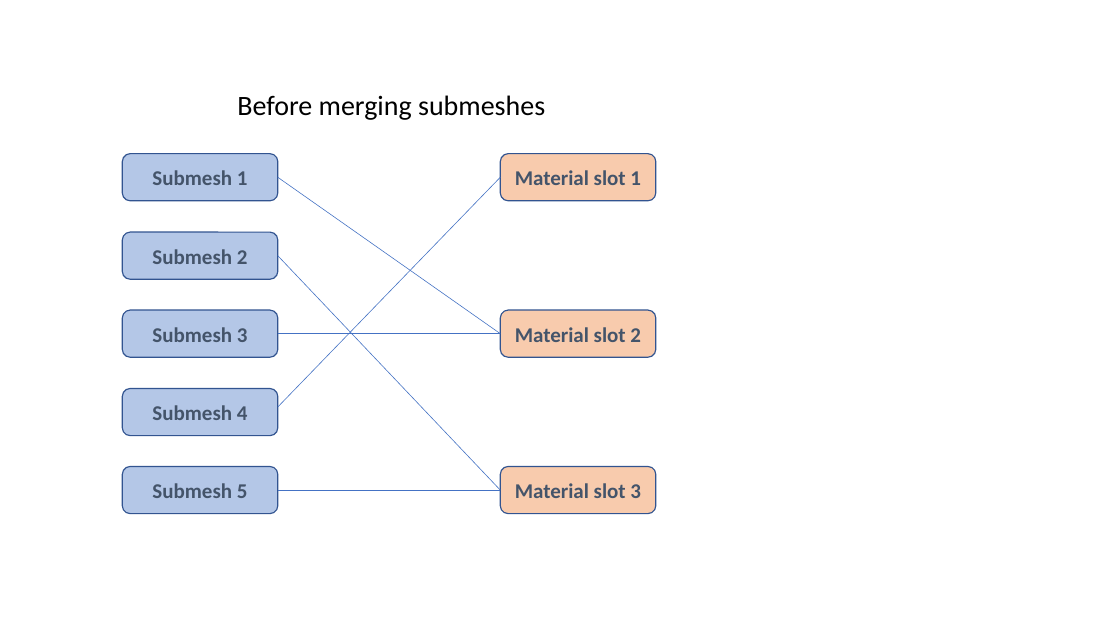
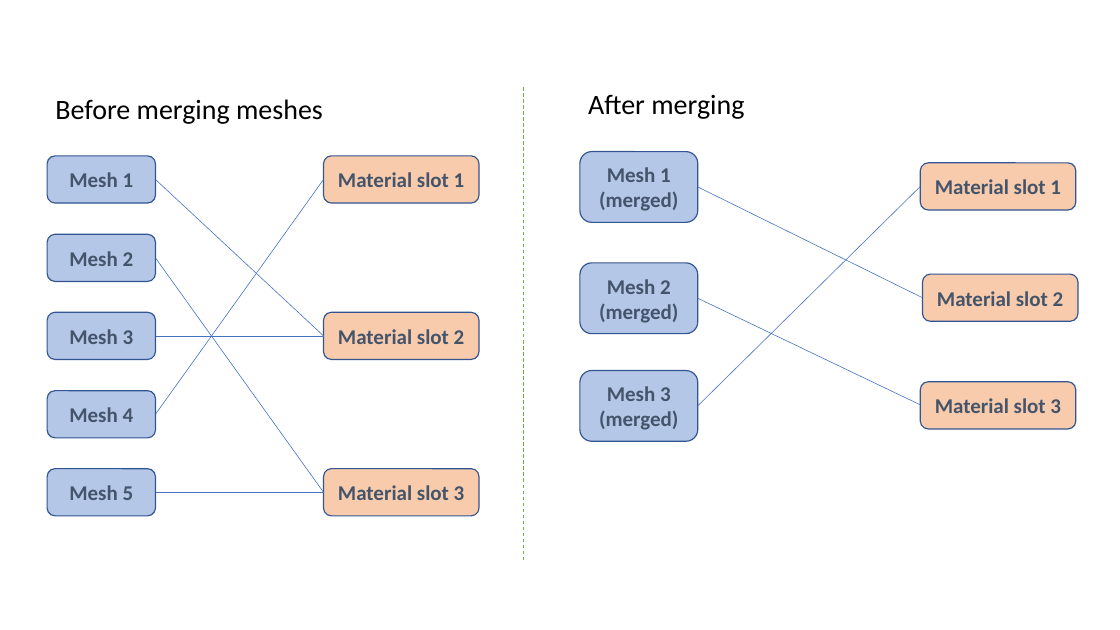
Before and after one commit to corefan/xenko-docs, a slide deck: slide 2 of en/manual/graphics/materials/media/material slots.pptx (slide 3 before the commit). Drawn at 1120x630 pixels with LibreOffice and Linux fonts; fonts in the diff are those of the drawing. Boxes give left, top, right and bottom in pixels: in the first picture for what was removed or moved away, otherwise in the second. Text is boxed around its words. In the diff, an @@ line names an element or a change of style, - is before the commit and + after.

Commit message:
[Materials] Rename submeshes to meshes, update images

```diff
--- a/en/manual/graphics/materials/media/material slots.pptx
+++ b/en/manual/graphics/materials/media/material slots.pptx
@@ line added from (524, 87) to (524, 561), #70AD47 0.75 pt dashed @@
@@ text at (55,99,323,124): text changed @@
-Before merging submeshes
+Before merging meshes
@@ text added at (588,94,744,119), 24 pt, text #000000 @@
+After merging
@@ rounded rectangle "Mesh 1": place and size @@
-rounded rectangle "Mesh 1" at (123,154,278,201)
+rounded rectangle "Mesh 1" at (47,156,155,203)
@@ text in rounded rectangle at (69,172,134,187): text changed @@
-Submesh 1
+Mesh 1
@@ rounded rectangle "Material slot 1": place and size @@
-rounded rectangle "Material slot 1" at (501,154,656,201)
+rounded rectangle "Material slot 1" at (323,156,479,203)
@@ rounded rectangle added at (580,151,697,222), fill #B4C7E7, outline #325491 1 pt, 18 pt, text #44546A, bold @@
+Mesh 1 (merged)
@@ rounded rectangle added at (921,163,1076,210), fill #F8CBAD, outline #325491 1 pt, 18 pt, text #44546A, bold @@
+Material slot 1
@@ line moved from (278, 177) - (501, 334) to (155, 180) - (323, 336) @@
@@ line moved from (278, 408) - (501, 177) to (155, 414) - (323, 180) @@
@@ line added from (698, 406) to (921, 187), #4472C4 0.5 pt @@
@@ line added from (698, 187) to (923, 297), #4472C4 0.5 pt @@
@@ rounded rectangle "Mesh 2": place and size @@
-rounded rectangle "Mesh 2" at (123,232,278,279)
+rounded rectangle "Mesh 2" at (47,234,155,281)
@@ text in rounded rectangle at (69,251,134,266): text changed @@
-Submesh 2
+Mesh 2
@@ line moved from (278, 255) - (501, 490) to (155, 258) - (323, 492) @@
@@ rounded rectangle added at (580,263,697,334), fill #B4C7E7, outline #325491 1 pt, 18 pt, text #44546A, bold @@
+Mesh 2 (merged)
@@ line added from (698, 298) to (921, 405), #4472C4 0.5 pt @@
@@ rounded rectangle added at (923,274,1078,321), fill #F8CBAD, outline #325491 1 pt, 18 pt, text #44546A, bold @@
+Material slot 2
@@ rounded rectangle "Mesh 3": place and size @@
-rounded rectangle "Mesh 3" at (123,310,278,357)
+rounded rectangle "Mesh 3" at (47,313,155,360)
@@ text in rounded rectangle at (69,329,134,344): text changed @@
-Submesh 3
+Mesh 3
@@ rounded rectangle "Material slot 2": place and size @@
-rounded rectangle "Material slot 2" at (501,310,656,357)
+rounded rectangle "Material slot 2" at (323,313,479,360)
@@ line moved from (278, 334) - (501, 334) to (101, 336) - (323, 336) @@
@@ rounded rectangle added at (580,371,697,441), fill #B4C7E7, outline #325491 1 pt, 18 pt, text #44546A, bold @@
+Mesh 3 (merged)
@@ rounded rectangle added at (921,382,1076,429), fill #F8CBAD, outline #325491 1 pt, 18 pt, text #44546A, bold @@
+Material slot 3
@@ rounded rectangle "Mesh 4": place and size @@
-rounded rectangle "Mesh 4" at (123,389,278,436)
+rounded rectangle "Mesh 4" at (47,391,155,438)
@@ text in rounded rectangle at (69,407,134,422): text changed @@
-Submesh 4
+Mesh 4
@@ rounded rectangle "Mesh 5": place and size @@
-rounded rectangle "Mesh 5" at (123,466,278,513)
+rounded rectangle "Mesh 5" at (47,469,155,516)
@@ rounded rectangle "Material slot 3": place and size @@
-rounded rectangle "Material slot 3" at (501,466,656,513)
+rounded rectangle "Material slot 3" at (323,469,479,516)
@@ text in rounded rectangle at (69,485,134,500): text changed @@
-Submesh 5
+Mesh 5
@@ line moved from (278, 490) - (501, 490) to (101, 492) - (323, 492) @@
```
Also in this commit, not shown: 1 other slide changed, 2 slides removed, 4 other files.
